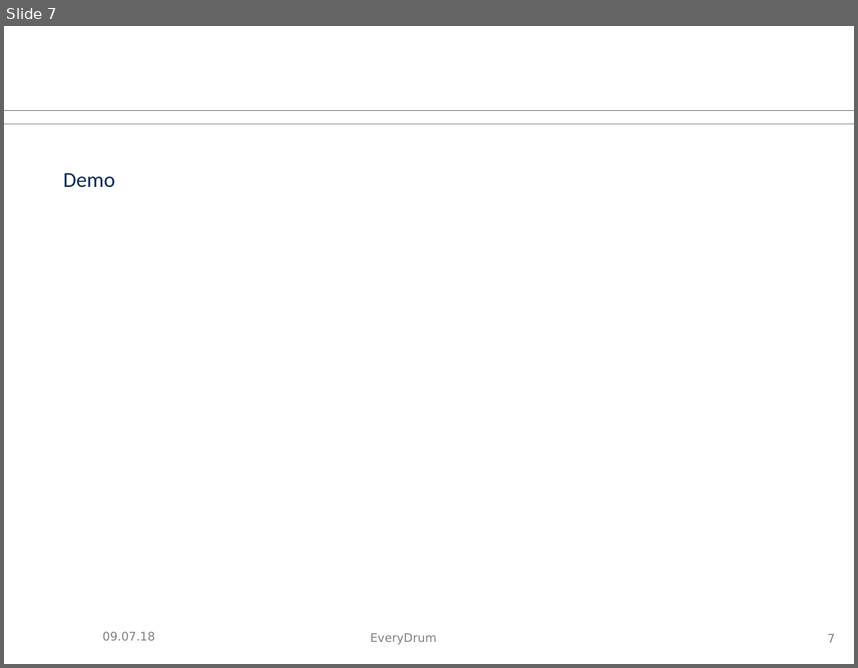
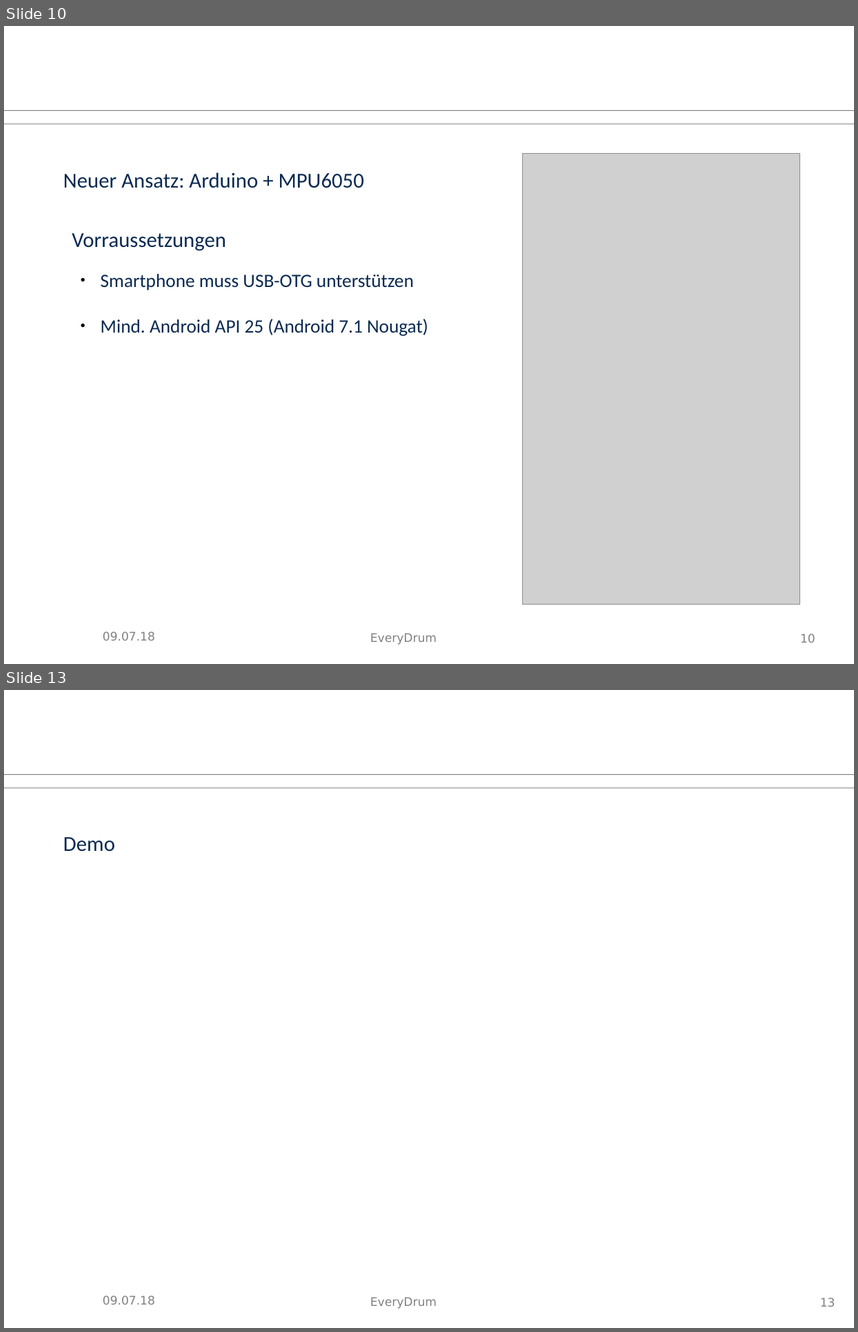
Before and after one commit to tziegler-tud/vr-anydrum, a slide deck: Documents/slides.odp. Shown one above the other, each under a label of ours: slide 7 before the commit, slides 10 and 13 after it; the slides between them are not shown. The pictures are 858x668 and 858x1332 pixels, drawn with LibreOffice and Linux fonts; fonts in the diff are those of the drawing; grey boxes stand for pictures; background and template pictures are left out. Boxes give left, top, right and bottom in pixels: in the first picture for what was removed or moved away, otherwise in the second. Text is boxed around its words. In the diff, an @@ line names an element or a change of style, - is before the commit and + after.

```diff
--- a/Documents/slides.odp
+++ b/Documents/slides.odp
@@ slide 10 added at (4, 26, 854, 664), background #FFFFFF; not listed: 3 template elements that a slide beside it also shows @@
@@ picture added at (523, 154, 800, 604) @@
@@ text added at (63, 172, 364, 188), 18 pt, text #0B2A51 @@
+Neuer Ansatz: Arduino + MPU6050
@@ text added at (72, 233, 226, 251), 18 pt, text #0B2A51 @@
+Vorraussetzungen
@@ text added at (101, 274, 428, 336), 16 pt, text #0B2A51 @@
+● Smartphone muss USB-OTG unterstützen
+● Mind. Android API 25 (Android 7.1 Nougat)
@@ text added at (103, 631, 155, 640), 10 pt, text #808080 @@
+09.07.18
@@ page number added at (800, 633, 815, 642), 10 pt, text #808080 @@
+10
@@ what was slide 7 is now slide 13 @@
@@ page number at (820, 1297, 835, 1306): text changed @@
-7
+13
```
Also in this commit, not shown: 3 slides changed, 8 other slides added, 2 slides removed, 7 other files.
